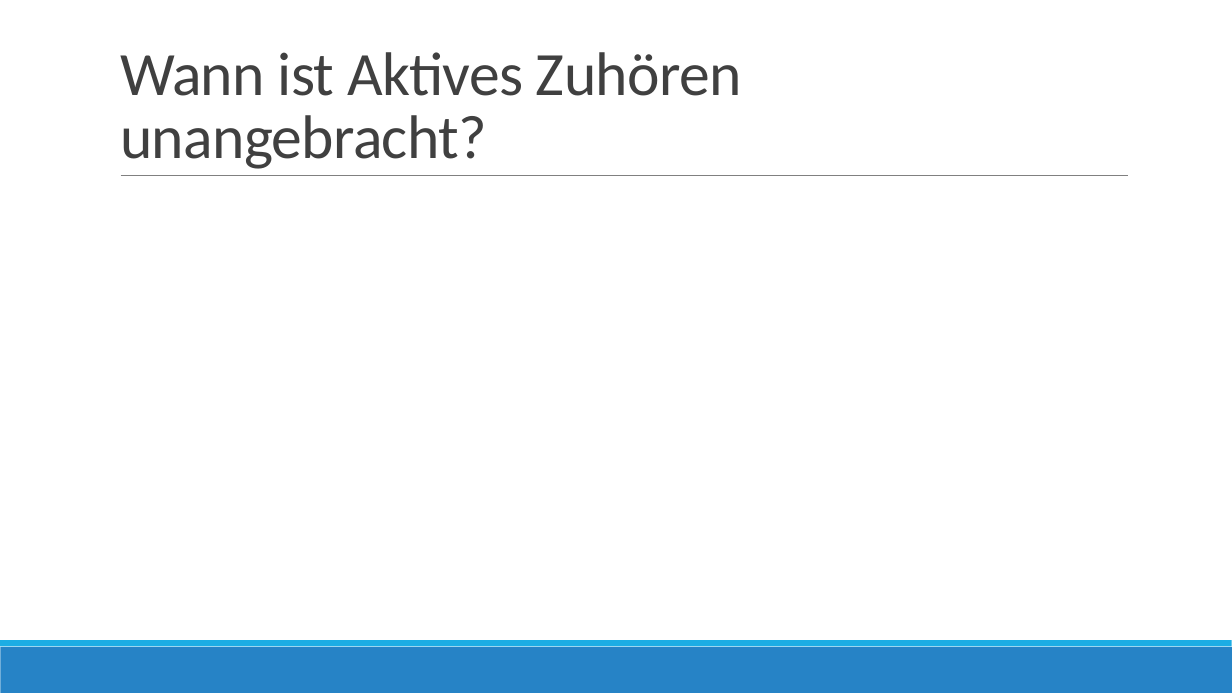
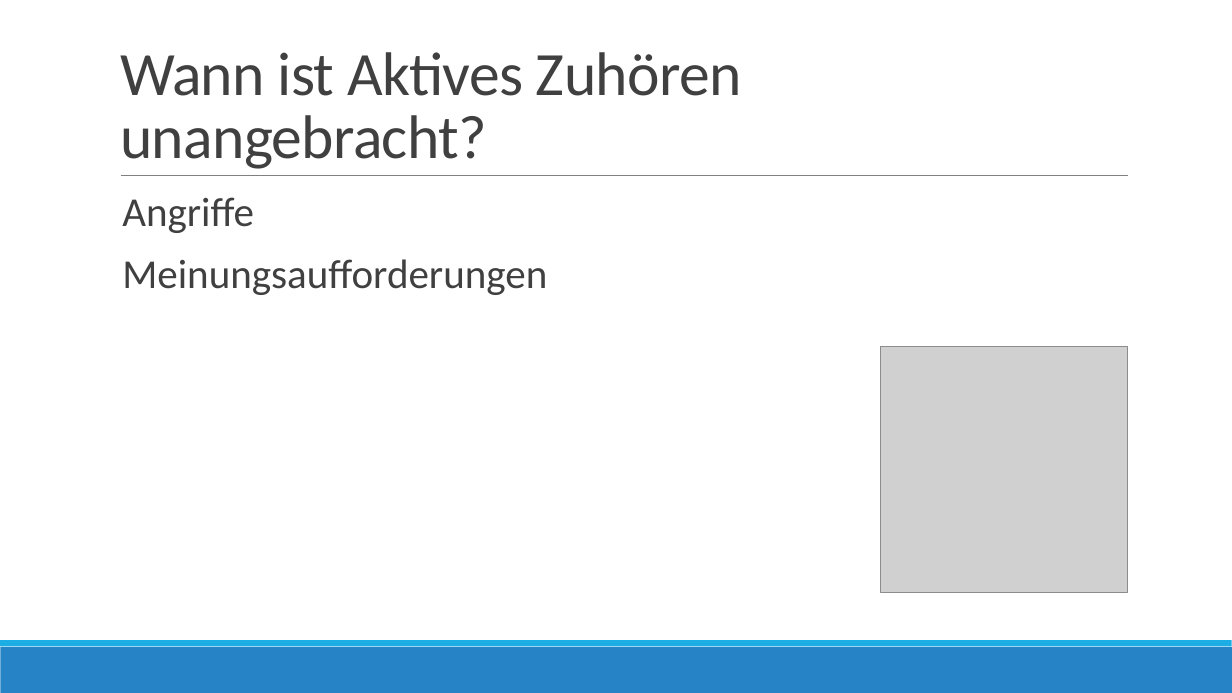
Before and after one commit to severinkaderli/BZG3101-KOMM1D, a slide deck: slide 10 of Aktives Zuhören - Präsentation.pptx. Drawn at 1232x693 pixels with LibreOffice and Linux fonts; fonts in the diff are those of the drawing; grey boxes stand for pictures. Boxes give left, top, right and bottom in pixels: in the first picture for what was removed or moved away, otherwise in the second. Text is boxed around its words. In the diff, an @@ line names an element or a change of style, - is before the commit and + after.

```diff
--- a/Aktives Zuhören - Präsentation.pptx
+++ b/Aktives Zuhören - Präsentation.pptx
@@ text added at [122,197,547,295], 32 pt, text #404040 @@
+  Angriffe
+  Meinungsaufforderungen
@@ picture added at [881,347,1128,593] @@
```
Also in this commit, not shown: 6 other slides changed, 1 slide added, 1 slide removed.
